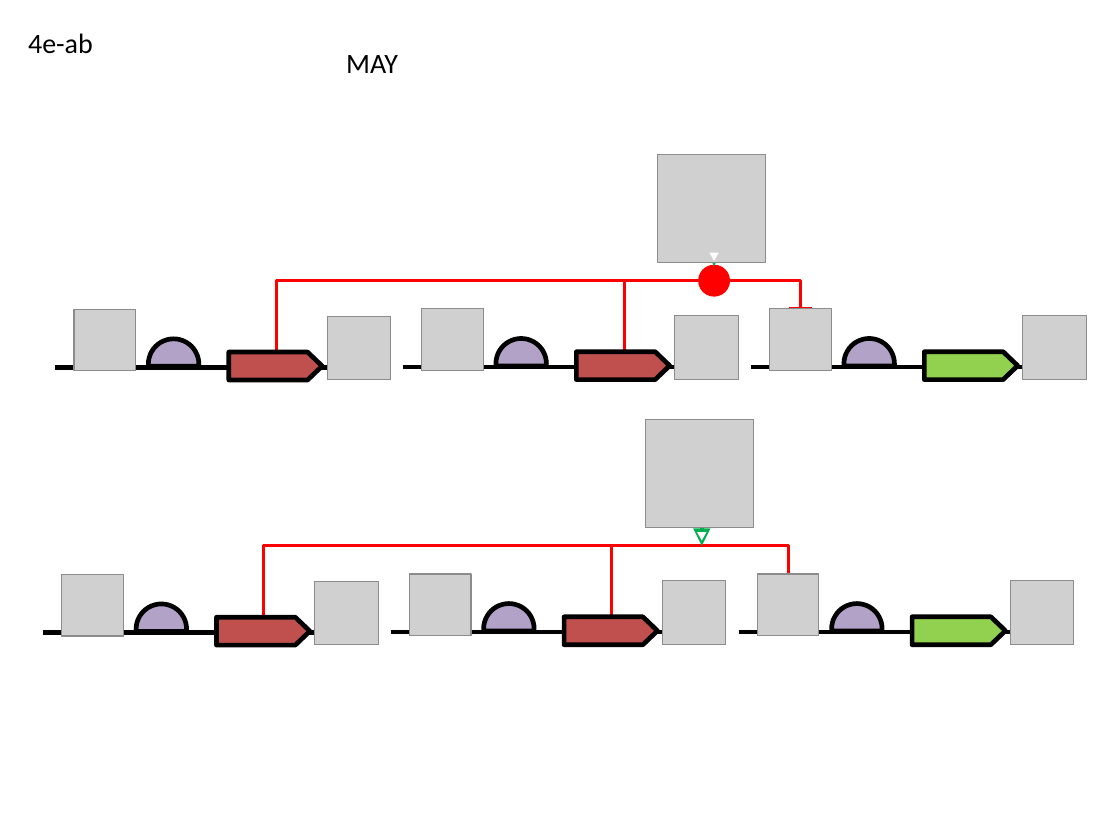
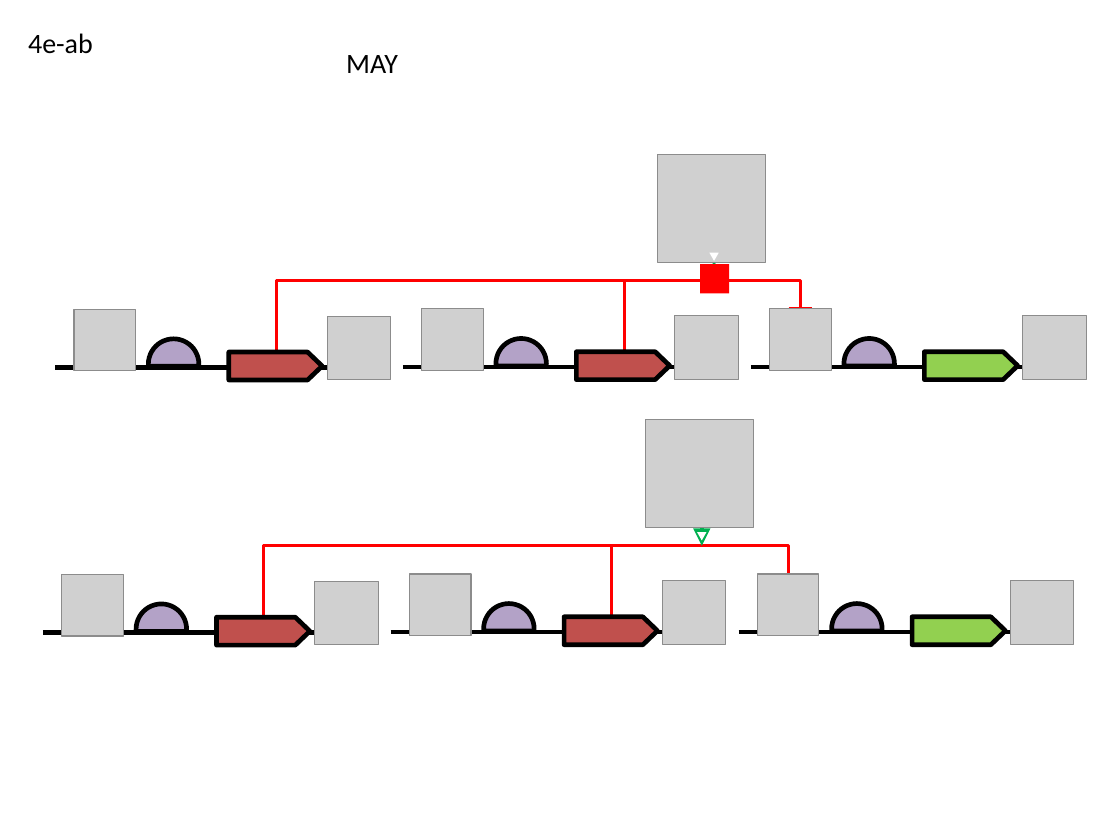
Before and after one commit to SynBioDex/SBOL-visual, a slide deck: slide 7 of specification/imgsrc/4.pptx. Drawn at 1120x840 pixels with LibreOffice and Linux fonts; fonts in the diff are those of the drawing; grey boxes stand for pictures. Boxes give left, top, right and bottom in pixels: in the first picture for what was removed or moved away, otherwise in the second. Text is boxed around its words. In the diff, an @@ line names an element or a change of style, - is before the commit and + after.

```diff
--- a/specification/imgsrc/4.pptx
+++ b/specification/imgsrc/4.pptx
@@ ellipse removed at [700,267,729,296] @@
@@ rectangle added at [700,264,729,293], fill #FF0000 @@
```
Also in this commit, not shown: 1 other file.
